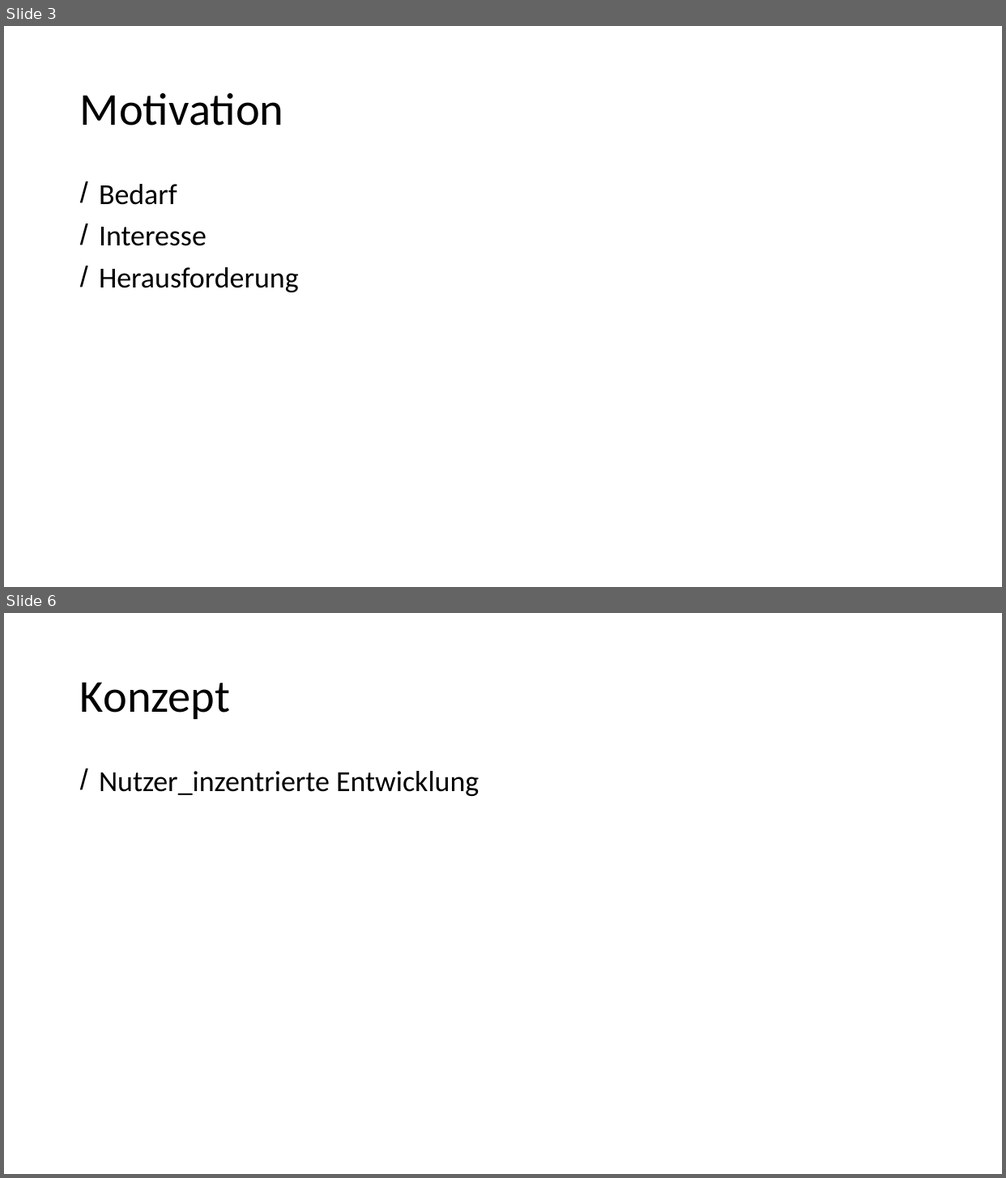
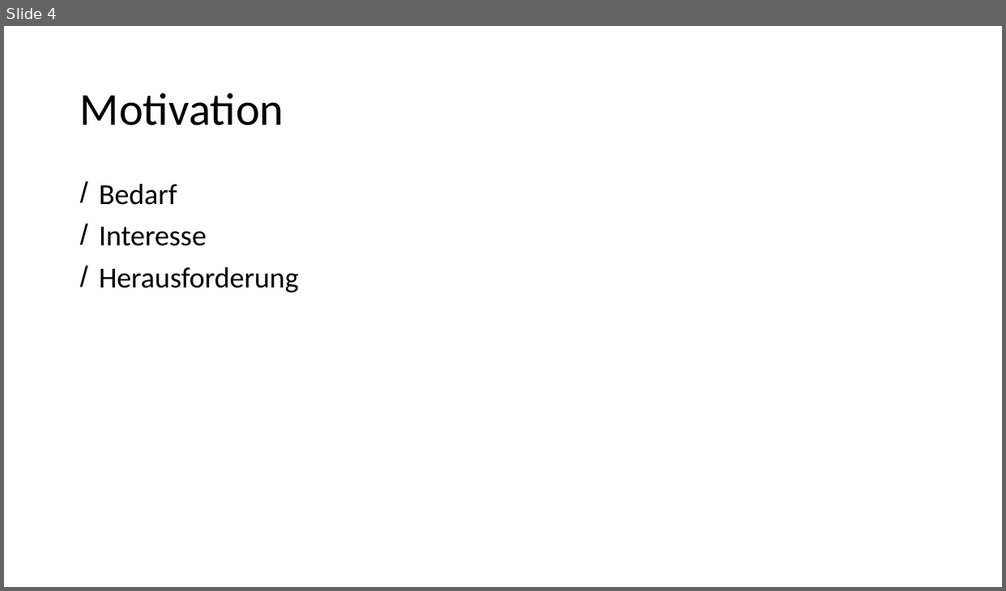
Before and after one commit to advocd/MasterThesis, a slide deck: Abgaben/Präsentation Masterarbeit/Präsentation Muench.pptx. Shown one above the other, each under a label of ours: slides 3 and 6 before the commit, slide 4 after it; the slides between them are not shown. The pictures are 1006x1178 and 1006x591 pixels, drawn with LibreOffice and Linux fonts; fonts in the diff are those of the drawing. Boxes give left, top, right and bottom in pixels: in the first picture for what was removed or moved away, otherwise in the second. Text is boxed around its words. In the diff, an @@ line names an element or a change of style, - is before the commit and + after.

```diff
--- a/Abgaben/Präsentation Masterarbeit/Präsentation Muench.pptx
+++ b/Abgaben/Präsentation Masterarbeit/Präsentation Muench.pptx
@@ slide 6 removed at (4,613,1002,1174), background #FFFFFF @@
@@ title removed at (80,682,230,719) @@
-Konzept
@@ text removed at (99,771,479,796) @@
-/ Nutzer_inzentrierte Entwicklung
@@ what was slide 3 is now slide 4 @@
```
Also in this commit, not shown: 5 slides changed, 12 slides added, 2 other slides removed, 1 other file.
